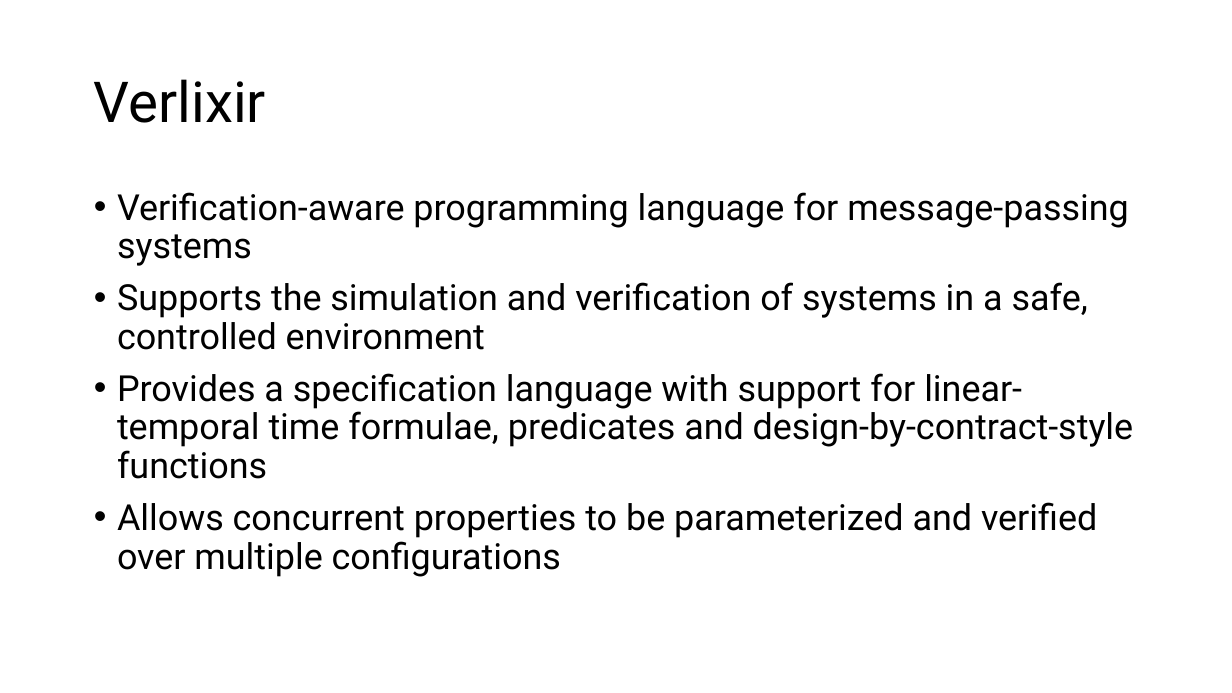
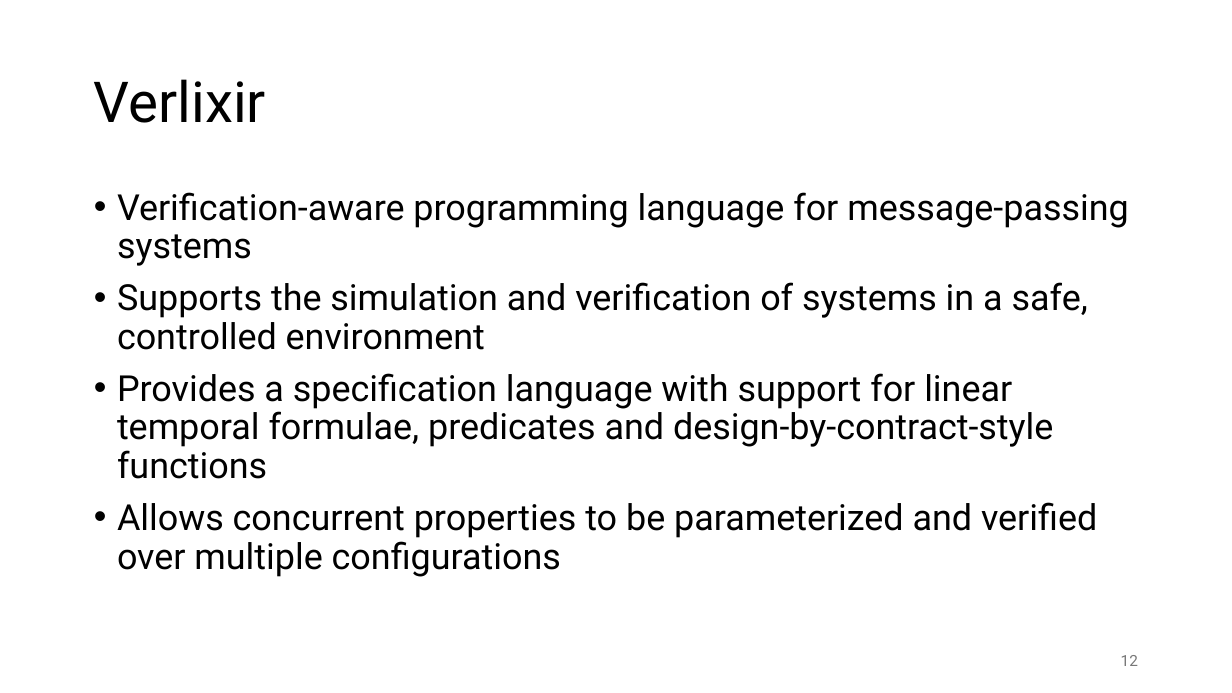
Before and after one commit to matt-neave/verificationAwareElixir, a slide deck: slide 12 of presentation/Verlixir Presentation.pptx. Drawn at 1232x693 pixels with LibreOffice and Linux fonts; fonts in the diff are those of the drawing. Boxes give left, top, right and bottom in pixels: in the first picture for what was removed or moved away, otherwise in the second. Text is boxed around its words. In the diff, an @@ line names an element or a change of style, - is before the commit and + after.

```diff
--- a/presentation/Verlixir Presentation.pptx
+++ b/presentation/Verlixir Presentation.pptx
@@ text at [117,373,1053,479]: text changed @@
-• Provides a specification language with support for linear-temporal time formulae, predicates and design-by-contract-style functions
+• Provides a specification language with support for linear temporal formulae, predicates and design-by-contract-style functions
@@ page number added at [1121,655,1138,666], 12 pt, text #797979 @@
+12
```
Also in this commit, not shown: 15 other slides changed, 13 slides added, 2 slides removed, 18 other files.
